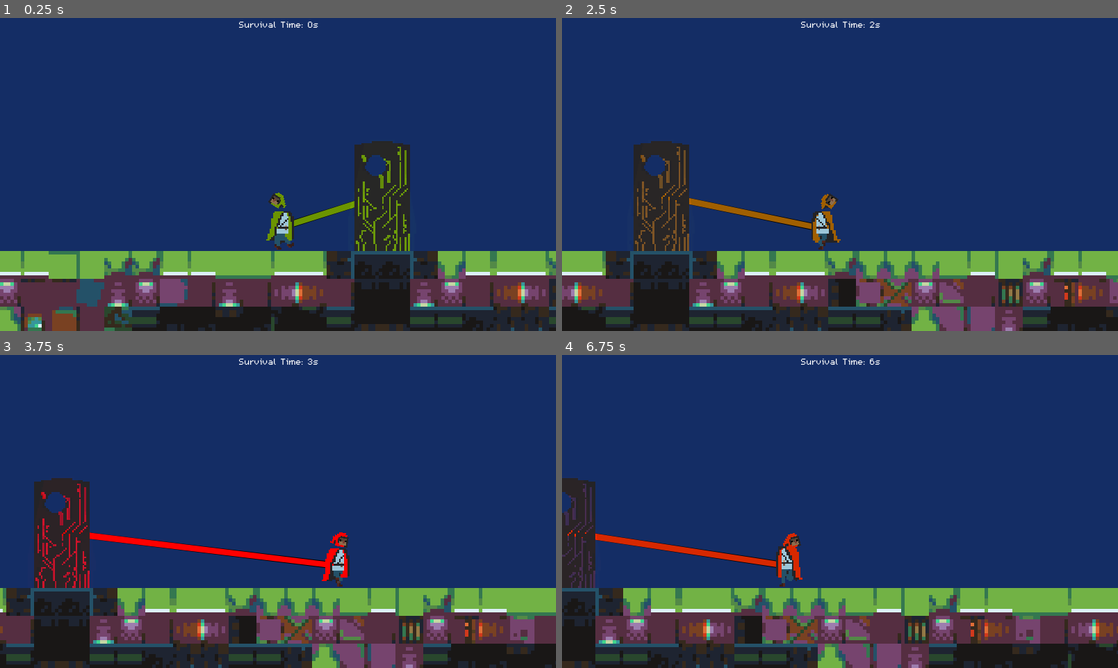
Above: before the commit, frames 1-4 (two rows, left to right).
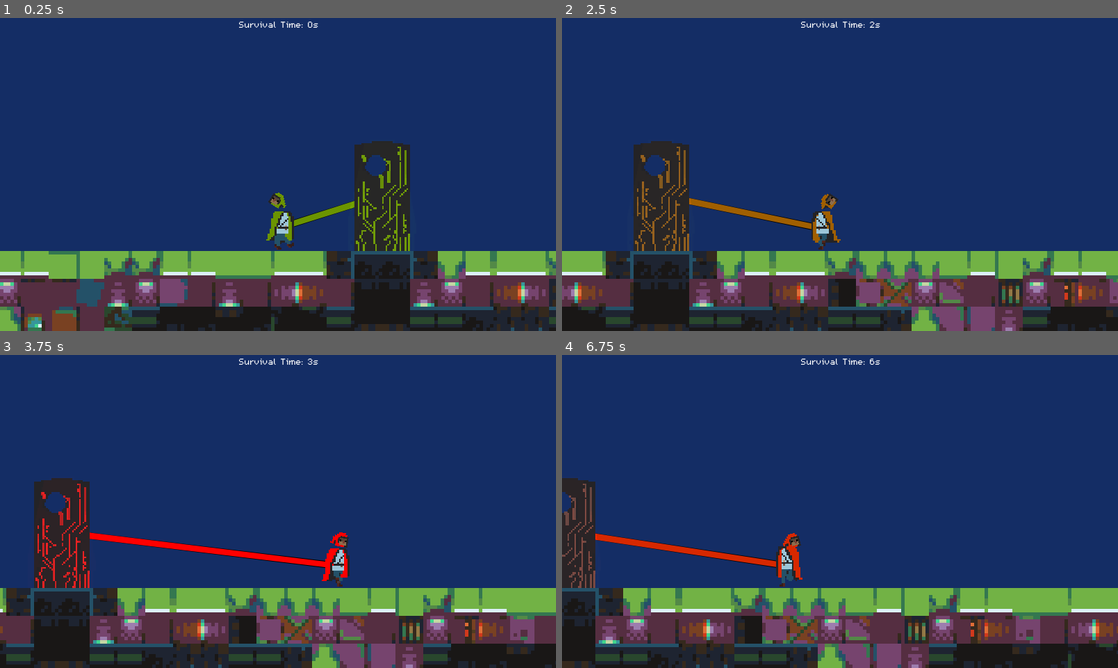
Above: after the commit, the same moments.

Repository: MHillier98/FeedThePillar
Game: Godot game, scene res://Scenes/TestScene.tscn
The game is run twice, just before and just after one commit, with the same random seed, the same clock (stepped at 60 frames per second) and the same inputs.
Inputs (mouse positions are in pixels of both pictures, inside the frame that each line leads up to):
- Up to frame 1 (0.25 s): no input
- Up to frame 2 (2.5 s): tap Enter at 0.5 s; move the mouse to (962, 158) at 0.52 s; hold D (right) 0.53-2.03 s; tap W (up) at 0.77, 1.52 s; move the mouse to (728, 190) at 1.27 s; move the mouse to (895, 105) at 2.02 s; hold A (left) from 2.03 s (still down)
- Up to frame 3 (3.75 s): move the mouse to (250, 574) at 2.77 s; release A (left) at 2.78 s; hold D (right) from 2.78 s (still down); tap W (up) at 3.02 s; move the mouse to (444, 558) at 3.52 s
- Up to frame 4 (6.75 s): tap W (up) at 3.77, 4.52, 6.02 s; move the mouse to (673, 464) at 4.27 s; release D (right) at 4.28 s; hold A (left) 4.28-5.03 s; move the mouse to (867, 511) at 5.02 s; hold D (right) 5.03-5.78 s; move the mouse to (756, 433) at 5.77 s; hold A (left) from 5.78 s (still down); move the mouse to (962, 495) at 6.52 s

The runs differ from the first frame. In frame 2, less than 0.1% of the frame differs, in the area x 13-23%, y 43-75%; in frame 3, 0.5%, in the area x 6-17%, y 41-75%; in frame 4, 0.4%.

Commit message:
Fixed pillar background and scene background

Diff:
--- a/Scenes/Pillar.tscn
+++ b/Scenes/Pillar.tscn
@@ -26,7 +26,6 @@
 script = ExtResource( 4 )
 
 [node name="PillarAccentsBackground" type="Sprite" parent="."]
-visible = false
 texture = ExtResource( 2 )
 
 [node name="PillarAccents" type="Sprite" parent="."]
--- a/Scenes/TestScene.tscn
+++ b/Scenes/TestScene.tscn
@@ -12,8 +12,8 @@
 script = ExtResource( 4 )
 
 [node name="Background" type="Sprite" parent="."]
-position = Vector2( 320, 192 )
-scale = Vector2( 10, 10 )
+position = Vector2( 320, 1 )
+scale = Vector2( 15, 10 )
 texture = ExtResource( 7 )
 
 [node name="PowerLine" type="Control" parent="."]
--- a/project.godot
+++ b/project.godot
@@ -95,5 +95,5 @@
 quality/2d/use_pixel_snap=true
 vram_compression/import_etc=true
 vram_compression/import_etc2=false
-environment/default_clear_color=Color( 0.0784314, 0.176471, 0.396078, 1 )
+environment/default_clear_color=Color( 0, 0, 0, 1 )
 environment/default_environment="res://Resources/default_env.tres"
